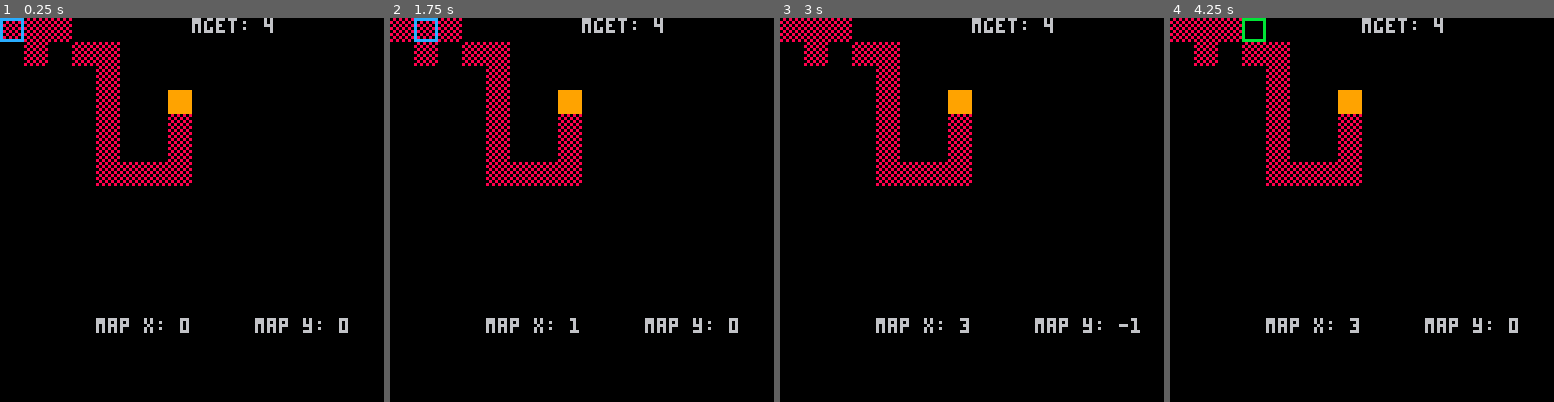
Above: before the commit, frames 1-4 (left to right).
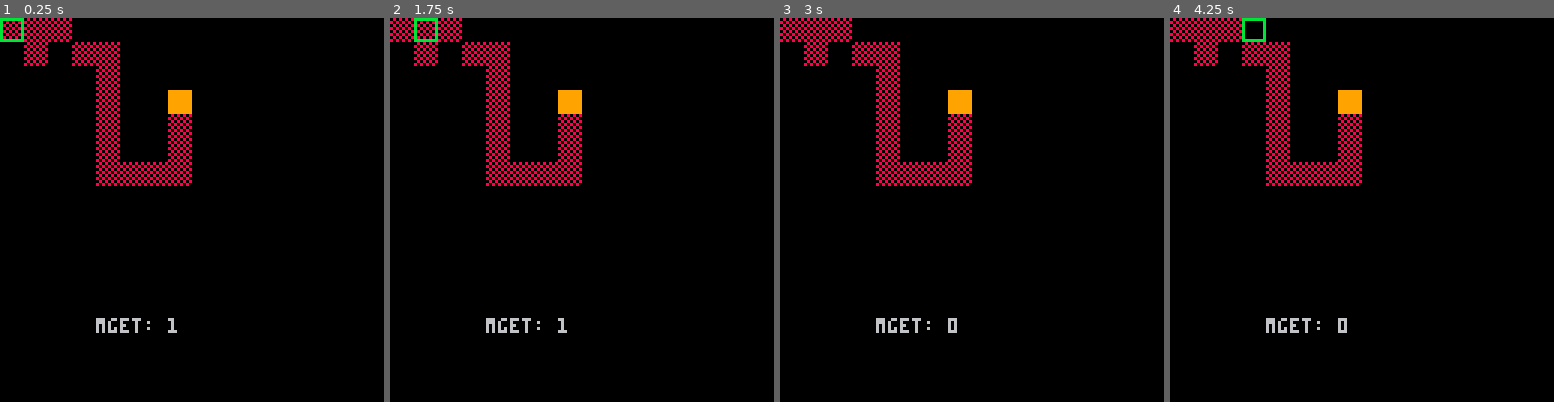
Above: after the commit, the same moments.

Repository: ceejaay/pico_collision_test
Game: PICO-8 cartridge collision.p8
The game is run twice, just before and just after one commit, with the same random seed, the same clock (stepped at 60 frames per second) and the same inputs.
Inputs:
- Up to frame 1 (0.25 s): no input
- Up to frame 2 (1.75 s): hold Right from 1.6 s (still down)
- Up to frame 3 (3 s): release Right at 2.1 s; hold Up 2.15-2.42 s; hold Right from 2.47 s (still down)
- Up to frame 4 (4.25 s): release Right at 3.03 s; hold Left 3.08-3.58 s; hold Down 3.63-3.97 s; hold Right from 4.02 s (still down)

The runs differ from the first frame. In frame 1, 1.1% of the frame differs, in the area x 0-91%, y 0-83%; in frame 2, 1.1%; in frame 3, 1.0%; in frame 4, 1.0%.

Commit message:
refactored code. Have groundwork for collision detection

Diff:
--- a/collision.p8
+++ b/collision.p8
@@ -3,51 +3,60 @@
 __lua__
 --print('hello world')
 
+box = {}
+
+box.sprite = 0
+box.x = 0
+box.y = 0
 
 
-box_x = 0
-box_y = 0
-sprite = 0
+
+--box_x = 0
+--box_y = 0
+--sprite = 0
 map_x = 0
 map_y = 0
 
 
-function check_location(x, y)
-  if mget(map_x, map_y) == 4 or mget(map_x, map_y) == 1
-   then sprite = 3
-  elseif mget(box_x, box_y) == 0
-   then sprite = 0
+function move_actor(actor)
+  if btnp(0)
+    then actor.x -= 8
+  end
+  if btnp(1)
+    then actor.x += 8
+  end
+  if btnp(2)
+    then actor.y -= 8
+  end
+  if btnp(3)
+    then actor.y += 8
   end
 end
+
+
+function check_location(actor)
+  local x = actor.x / 8
+  local y = actor.y / 8
+  --here we put in the collision logic
+  if mget(x + 1, y + 1) == 4
+    then actor.sprite = 3
+  end
+end
+
 function _draw()
  cls()
  map(0, 0, 0, 0, 16, 16)
- spr(sprite, box_x, box_y)
- print('mget: '..mget(7,3), 64, 0)
+ spr(box.sprite, box.x, box.y)
+ --print('mget: '..mget(7,3), 64, 0)
  --print( solid(box_x, box_y), 64, 16)
- print('map x: '..map_x, 32, 100 )
- print('map y: '..map_y, 85, 100 )
+ print('mget: '..mget(box.x / 8, box.y / 8), 32, 100 )
+ --print('y: '..box.y / 8, 85, 100 )
 end
 
 function _update()
- if btnp(0)
-  then  box_x -= 8
-    map_x -= 1
- end
- if btnp(1)
-  then box_x += 8
-  map_x += 1
- end
- if btnp(2)
-  then box_y -= 8
-  map_y -= 1
- end
- if btnp(3)
-  then box_y += 8
-  map_y += 1
- end
- check_location(box_x, box_y)
- --print( solid(0, 0))
+  move_actor(box)
+
+ check_location(box)
 end
 __gfx__
 bbbbbbbb08080808aa0000aacccccccc999999990000000000000000000000000000000000000000000000000000000000000000000000000000000000000000
